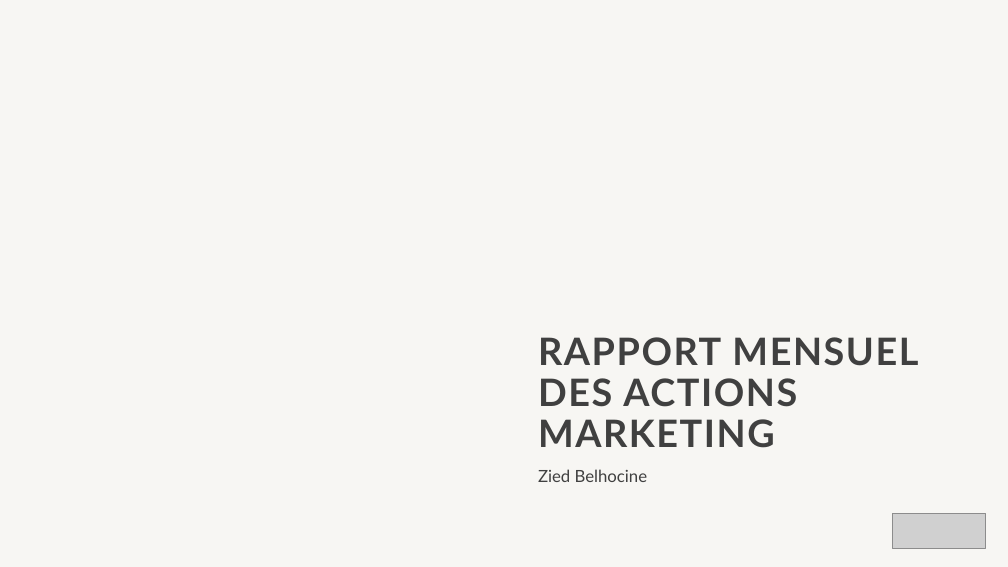
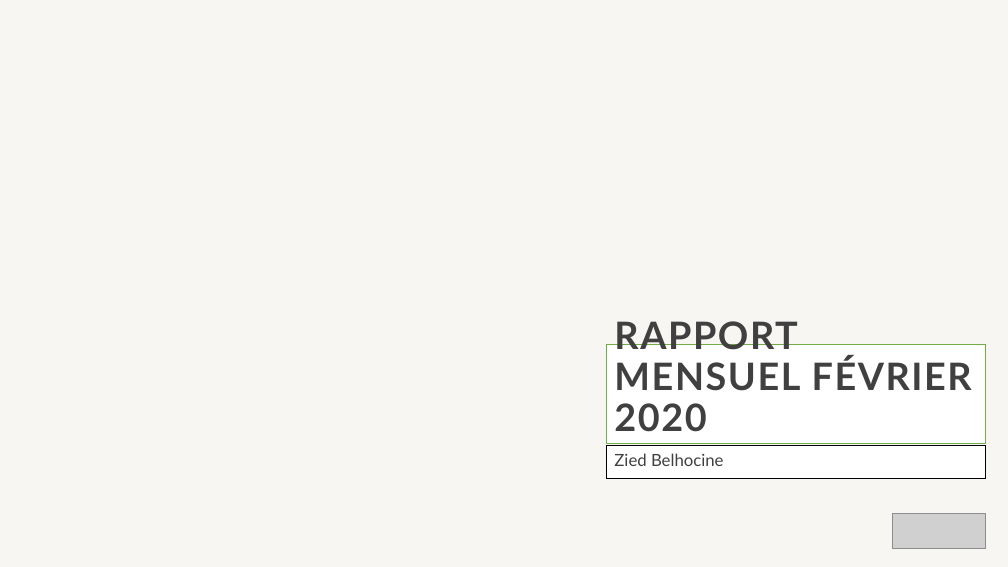
Before and after one commit to ziedbelhocine/Cours-OC, a slide deck: slide 1 of Data_Analyst/Projet_2/rapport mensuel des actions marketing2.pptx. Drawn at 1008x567 pixels with LibreOffice and Linux fonts; fonts in the diff are those of the drawing; grey boxes stand for pictures; background and template pictures are left out. Boxes give left, top, right and bottom in pixels: in the first picture for what was removed or moved away, otherwise in the second. Text is boxed around its words. In the diff, an @@ line names an element or a change of style, - is before the commit and + after.

```diff
--- a/Data_Analyst/Projet_2/rapport mensuel des actions marketing2.pptx
+++ b/Data_Analyst/Projet_2/rapport mensuel des actions marketing2.pptx
@@ title "RAPPORT MENSUEL FÉVRIER 2020" resized from (x1=538, y1=337, x2=918, y2=448) to (x1=607, y1=345, x2=986, y2=443) @@
@@ title "RAPPORT MENSUEL FÉVRIER 2020" at (x1=607, y1=345, x2=986, y2=443): fill none to #FFFFFF; outline none to #70AD47 1 pt @@
@@ title at (x1=614, y1=321, x2=972, y2=432): text changed @@
-RAPPORT MENSUEL DES ACTIONS MARKETING
+RAPPORT MENSUEL FÉVRIER 2020
@@ subtitle "Zied Belhocine" resized from (x1=538, y1=469, x2=648, y2=482) to (x1=607, y1=445, x2=986, y2=478) @@
@@ subtitle "Zied Belhocine" at (x1=607, y1=445, x2=986, y2=478): fill none to #FFFFFF; outline none to #000000 1 pt @@
```
Also in this commit, not shown: 5 other slides changed, 13 other files.
